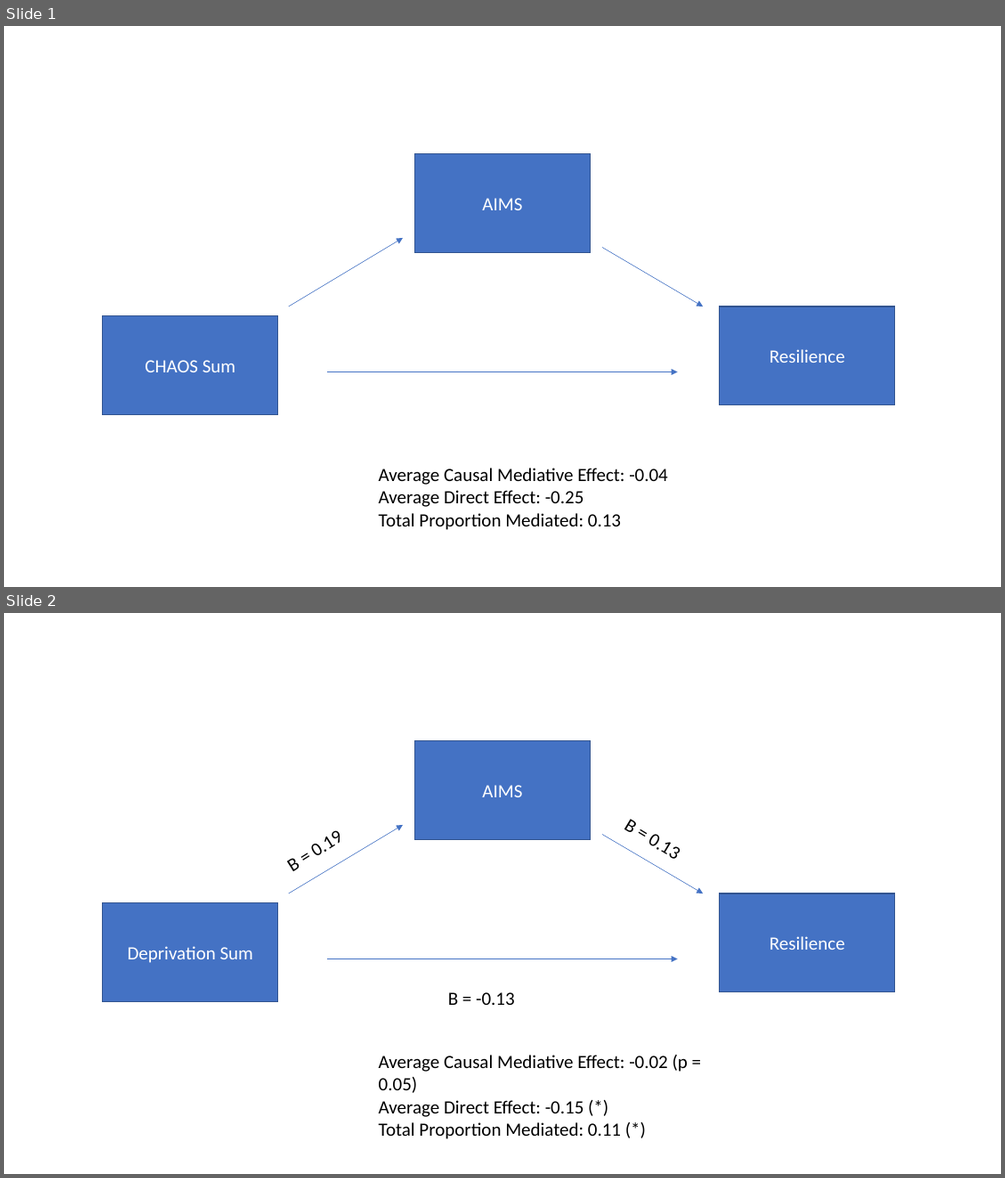
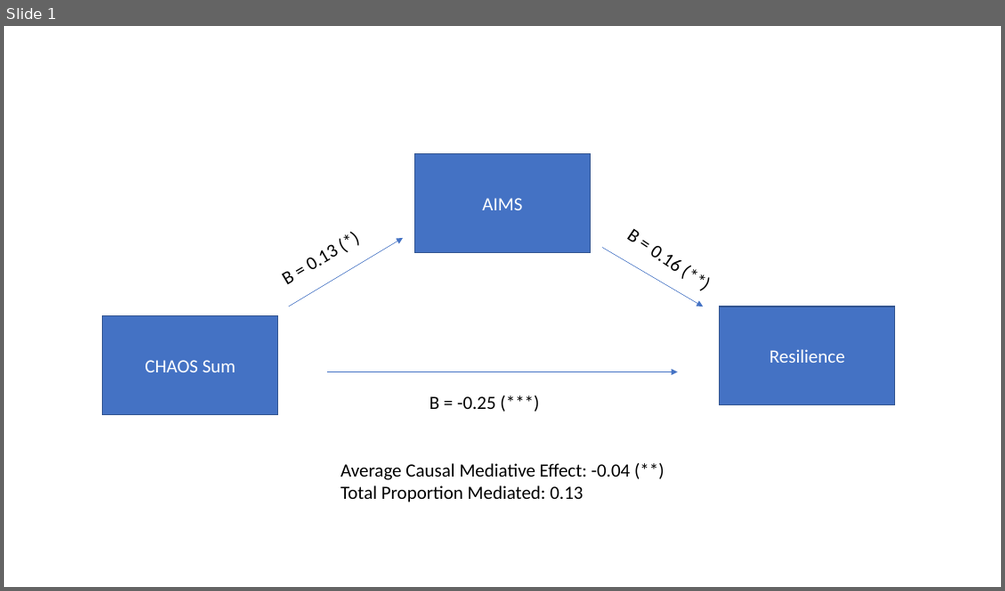
Before and after one commit to njk2136/TEAM, a slide deck: figures/usage_mediationfigures.pptx. Shown one above the other, each under a label of ours: slides 1 and 2 before the commit, slide 1 after it. The pictures are 1005x1178 and 1005x591 pixels, drawn with LibreOffice and Linux fonts; fonts in the diff are those of the drawing. Boxes give left, top, right and bottom in pixels: in the first picture for what was removed or moved away, otherwise in the second. Text is boxed around its words. In the diff, an @@ line names an element or a change of style, - is before the commit and + after.

```diff
--- a/figures/usage_mediationfigures.pptx
+++ b/figures/usage_mediationfigures.pptx
@@ slide 2 removed at (4, 613, 1001, 1174), background #FFFFFF @@
@@ rectangle removed at (414, 741, 591, 840) @@
-AIMS
@@ arrow removed from (289, 893) to (403, 825) @@
@@ text removed at (623, 819, 668, 854) @@
-B = 0.13
@@ text removed at (292, 844, 324, 871) @@
-B = 0.19
@@ arrow removed from (602, 835) to (704, 893) @@
@@ rectangle removed at (103, 903, 278, 1002) @@
-Deprivation Sum
@@ rectangle removed at (720, 893, 896, 992) @@
-Resilience
@@ arrow removed from (328, 958) to (678, 958) @@
@@ text removed at (448, 992, 515, 1005) @@
-B = -0.13
@@ text removed at (379, 1054, 688, 1139) @@
-Average Causal Mediative Effect: -0.02 (p = 0.05)
-Average Direct Effect: -0.15 (*)
-Total Proportion Mediated: 0.11 (*)
@@ slide 1 changed as well @@
@@ text added at (626, 229, 657, 257), 18 pt, text #000000 @@
+B = 0.16 (**)
@@ text added at (287, 257, 319, 284), 18 pt, text #000000 @@
+B = 0.13 (*)
@@ text added at (429, 396, 496, 409), 18 pt, text #000000 @@
+B = -0.25 (***)
@@ text "Average Causal Mediative Effect: -0.04 ...": place and size @@
-text "Average Causal Mediative Effect: -0.04 ..." at (379, 467, 668, 530)
+text "Average Causal Mediative Effect: -0.04 ..." at (340, 463, 631, 502)
@@ text at (340, 463, 631, 480): text changed @@
-Average Causal Mediative Effect: -0.04
-Average Direct Effect: -0.25
+Average Causal Mediative Effect: -0.04 (**)
```
Also in this commit, not shown: 3 other files.
